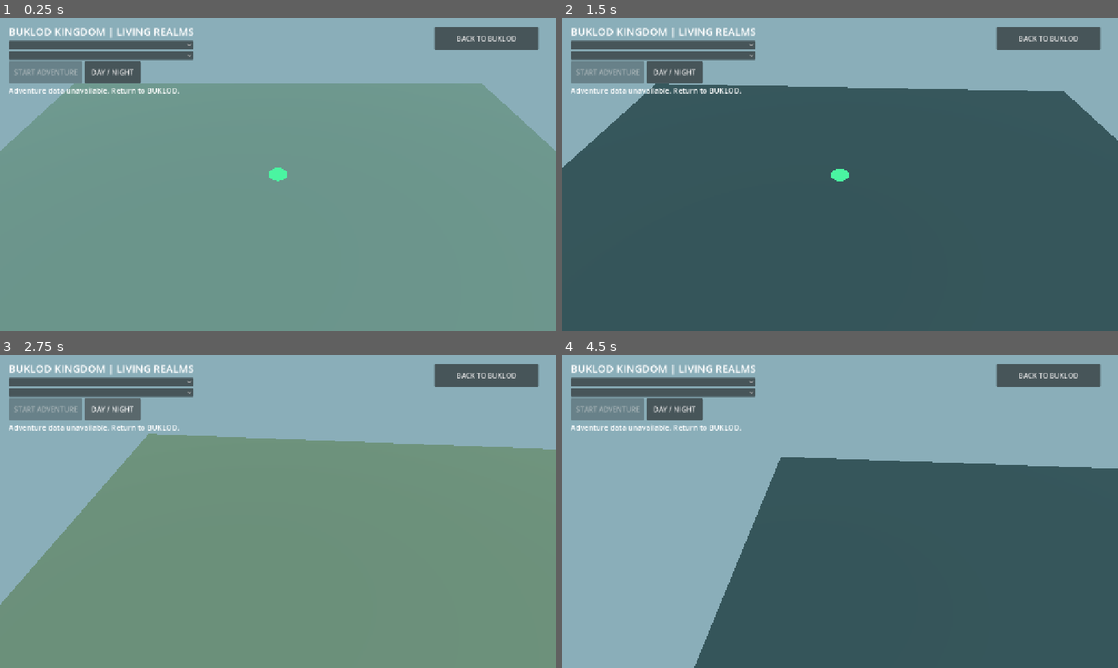
Above: before the commit, frames 1-4 (two rows, left to right).
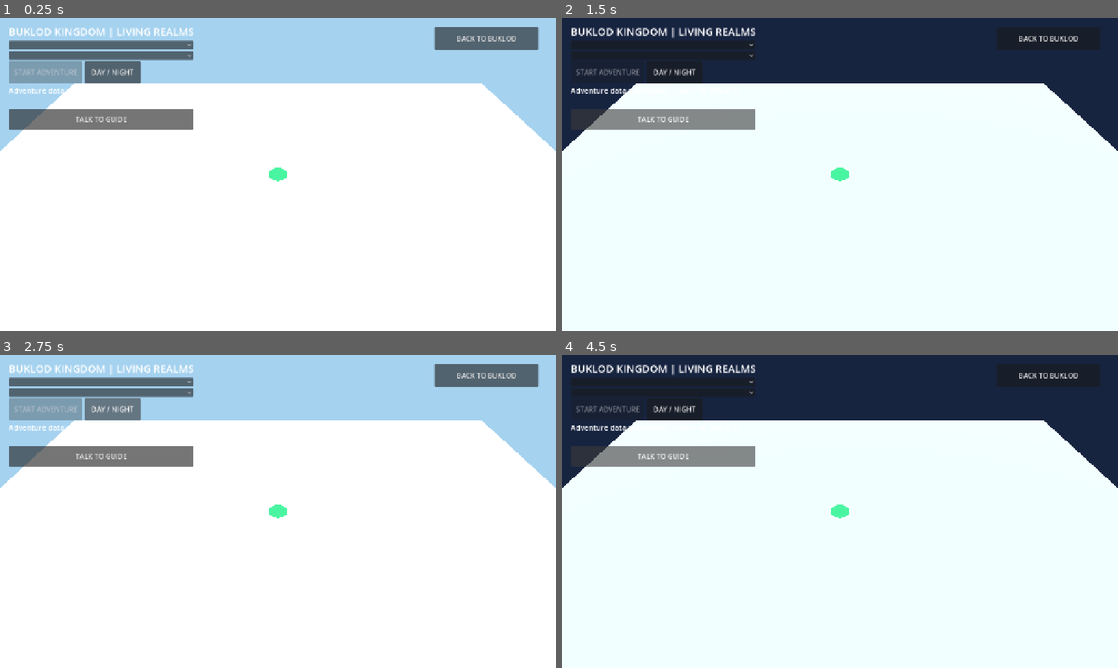
Above: after the commit, the same moments.

Repository: faust-0612/BUKLOD-Rork
Game: Godot game, scene res://scenes/LivingKingdom.tscn
The game is run twice, just before and just after one commit, with the same random seed, the same clock (stepped at 60 frames per second) and the same inputs. This scene is started directly instead of the project's main scene.
Inputs (mouse positions are in pixels of both pictures, inside the frame that each line leads up to):
- Up to frame 1 (0.25 s): no input
- Up to frame 2 (1.5 s): click "DAY / NIGHT" at 0.5 s; click (662, 118) at 1.25 s, where only the run after the commit has a clickable "TALK TO GUIDE"
- Up to frame 3 (2.75 s): click "DAY / NIGHT" at 2 s
- Up to frame 4 (4.5 s): click (662, 455) at 2.75 s, where only the run after the commit has a clickable "TALK TO GUIDE"; click "DAY / NIGHT" at 3.5 s; click (662, 455) at 4.25 s, where only the run after the commit has a clickable "TALK TO GUIDE"

The runs differ from the first frame. In frame 1, 96% of the frame differs, in the area x 0-100%, y 0-100%; in frame 2, 100%; in frame 3, 96%; in frame 4, 100%.

Commit message:
feat(kingdom): 13 authored biome profiles, original character guides and bounded dynamic lighting

Diff:
--- a/godot/empire-arena/scripts/living_kingdom.gd
+++ b/godot/empire-arena/scripts/living_kingdom.gd
@@ -18,6 +18,20 @@
 var world_sun: DirectionalLight3D
 var night := false
 var pending_target := -1
+var realm_visuals: Node3D
+var guide: Sprite3D
+var guide_texture_cache: Dictionary = {}
+var ground_material: StandardMaterial3D
+var realm_environment: Environment
+var guide_notice: Label
+var talk_button: Button
+var mission_targets: Array[Vector3] = []
+var guide_label: Label3D
+var guide_near := false
+var guide_talking := false
+var day_phase := 0.22
+var sky_auto := true
+var realm_profile: Dictionary = {}
 
 func _get_world() -> String:
     return "kingdom"
@@ -29,25 +43,119 @@
         realms = parsed.get("realms", [])
     super._ready()
     _refresh_missions()
+    _apply_realm_visuals()
     _update_quest_status()
     print("BUKLOD_LIVING_KINGDOM_READY: realms=", realms.size())
 
+func _setup_world() -> void:
+    var floor := MeshInstance3D.new()
+    var plane := PlaneMesh.new()
+    plane.size = Vector2(55, 38)
+    floor.mesh = plane
+    ground_material = StandardMaterial3D.new()
+    ground_material.roughness = 0.92
+    floor.material_override = ground_material
+    floor.position.y = -0.04
+    add_child(floor)
+
 func _build_props() -> void:
-    # Perimeter props leave mission corridors unobstructed; real navmesh is a later gate.
-    _place("arena_gate", Vector3(0, 0, -15), 2.2)
-    for x in [-15.0, 15.0]:
-        for z in [-11.0, 11.0]:
-            _place("arena_tower", Vector3(x, 0, z), 2.0)
-        for z in [-6.0, 0.0, 6.0]:
-            _place("kingdom_tree", Vector3(x, 0, z), 2.2)
-    for x in [-9.0, 0.0, 9.0]:
-        _place("kingdom_wall", Vector3(x, 0, -16), 1.8)
     for i in range(TARGETS.size()):
         var marker := _marker(TARGETS[i], Color("#f7d68b"))
         target_nodes.append(marker)
         marker.visible = false
+        mission_targets.append(TARGETS[i])
     return_marker = _marker(START, Color("#77f1c5"))
     return_marker.visible = false
+    guide = Sprite3D.new()
+    guide.billboard = BaseMaterial3D.BILLBOARD_ENABLED
+    guide.hframes = 4
+    guide.vframes = 2
+    guide.position = Vector3(0, 1.65, -1.5)
+    add_child(guide)
+    guide_label = Label3D.new()
+    guide_label.position = Vector3(0, 3.3, -1.5)
+    guide_label.billboard = BaseMaterial3D.BILLBOARD_ENABLED
+    guide_label.font_size = 40
+    guide_label.pixel_size = 0.012
+    guide_label.outline_size = 9
+    add_child(guide_label)
+
+func _guide_texture(id: String) -> Texture2D:
+    if guide_texture_cache.has(id):
+        return guide_texture_cache[id]
+    var bytes := FileAccess.get_file_as_bytes("res://art/fullbody/" + id + "_idle.png")
+    var img := Image.new()
+    if bytes.is_empty() or img.load_png_from_buffer(bytes) != OK or img.get_width() % 4 != 0 or img.get_height() % 2 != 0:
+        return null
+    var texture := ImageTexture.create_from_image(img)
+    # Keep only two decoded atlases; never load all 13 at once.
+    if guide_texture_cache.size() >= 2:
+        guide_texture_cache.clear()
+    guide_texture_cache[id] = texture
+    return texture
+
+func _realm_prop(id: String, at: Vector3, size: float, angle: float) -> void:
+    if realm_visuals.get_child_count() >= 20:
+        return
+    var template: Node3D = _model(id)
+    if template == null:
+        return
+    var prop: Node3D = template.duplicate()
+    prop.position = at
+    prop.scale = Vector3.ONE * size
+    prop.rotation.y = angle
+    realm_visuals.add_child(prop)
+
+func _apply_realm_visuals() -> void:
+    if realm_index < 0 or realm_index >= realms.size():
+        return
+    var realm: Dictionary = realms[realm_index]
+    realm_profile = realm.get("profile", {})
+    if realm_visuals != null:
+        remove_child(realm_visuals)
+        realm_visuals.queue_free()
+    realm_visuals = Node3D.new()
+    add_child(realm_visuals)
+    ground_material.albedo_color = Color(str(realm_profile.get("ground", "#6b8b45")))
+    var accent := Color(str(realm_profile.get("accent", "#ffe1a0")))
+    var props: Array = realm_profile.get("props", [])
+    var layout := int(realm_profile.get("layout", 0))
+    # Real imported props and varied perimeter arrangements. Keep open mission corridors.
+    if props.size() == 4:
+        for i in range(12):
+            var side := -1.0 if i < 6 else 1.0
+            var z := -13.0 + float(i % 6) * 5.2
+            var x := side * (13.0 + float((i + layout) % 3))
+            _realm_prop(str(props[(i + layout) % 4]), Vector3(x, 0, z), 1.5 + float((i + layout) % 3) * 0.3, float(i + layout) * 0.54)
+        for i in range(3):
+            _realm_prop(str(props[i]), Vector3(-8.0 + i * 8.0, 0, -15.0), 1.8, float(layout) * 0.3)
+    # Different layouts, all within visible traversable ground. Phan retains original coordinates.
+    var angle := 0.0 if str(realm.get("id")) == "phan" else float(layout) * 0.48
+    for i in range(TARGETS.size()):
+        mission_targets[i] = TARGETS[i].rotated(Vector3.UP, angle)
+        target_nodes[i].position = mission_targets[i] + Vector3(0, 0.12, 0)
+        var mat: StandardMaterial3D = target_nodes[i].material_override
+        mat.albedo_color = accent
+        mat.emission = accent
+    guide.texture = _guide_texture(str(realm.get("id", "")))
+    if guide.texture != null:
+        guide.pixel_size = 2.5 / float(guide.texture.get_height() / 2)
+    guide.visible = guide.texture != null
+    guide_label.text = str(realm.get("theme", "")) + " GUIDE"
+    guide_label.modulate = accent
+    guide_talking = false
+    guide_notice.text = str(realm_profile.get("biome", "")) + " • " + str(realm.get("theme", ""))
+    _apply_daylight()
+
+func _apply_daylight() -> void:
+    if world_sun == null or realm_environment == null:
+        return
+    var sun_amount := 0.0 if night else (0.65 + 0.35 * sin(day_phase * TAU))
+    world_sun.light_energy = lerpf(0.27, 1.7, sun_amount)
+    world_sun.light_color = Color("#b3cbff").lerp(Color("#fff3d2"), sun_amount)
+    var sky := Color(str(realm_profile.get("sky", "#a6d3f0")))
+    realm_environment.background_color = Color("#172440").lerp(sky, sun_amount)
+    realm_environment.ambient_light_energy = lerpf(0.42, 0.82, sun_amount)
 
 func _marker(at: Vector3, tint: Color) -> Node3D:
     var node := MeshInstance3D.new()
@@ -102,6 +210,15 @@
     quest_status.custom_minimum_size = Vector2(390, 0)
     quest_status.autowrap_mode = TextServer.AUTOWRAP_WORD_SMART
     panel.add_child(quest_status)
+    guide_notice = Label.new()
+    guide_notice.custom_minimum_size = Vector2(390, 0)
+    guide_notice.autowrap_mode = TextServer.AUTOWRAP_WORD_SMART
+    panel.add_child(guide_notice)
+    talk_button = Button.new()
+    talk_button.text = "TALK TO GUIDE"
+    talk_button.custom_minimum_size = Vector2(180, 48)
+    talk_button.pressed.connect(_talk_to_guide)
+    panel.add_child(talk_button)
     var back := Button.new()
     back.text = "BACK TO BUKLOD"
     back.position = Vector2(1000, 20)
@@ -111,18 +228,29 @@
     for child in get_children():
         if child is DirectionalLight3D:
             world_sun = child
+        if child is WorldEnvironment:
+            realm_environment = child.environment
 
 func _toggle_sky() -> void:
+    sky_auto = false
     night = not night
-    if world_sun != null:
-        world_sun.light_energy = 0.35 if night else 1.7
-        world_sun.light_color = Color("#b3cbff") if night else Color("#fff3d2")
+    _apply_daylight()
+
+func _talk_to_guide() -> void:
+    if not guide_near:
+        guide_notice.text = "Walk to the guide to talk."
+        return
+    guide_talking = true
+    guide_notice.text = str(realm_profile.get("dialogue", ""))
 
 func _select_realm(index: int) -> void:
     if quest.phase in ["active", "return"]:
         return
+    if index < 0 or index >= realms.size():
+        return
     realm_index = index
     _refresh_missions()
+    _apply_realm_visuals()
 
 func _refresh_missions() -> void:
     mission_picker.clear()
@@ -145,14 +273,16 @@
     _update_quest_status()
 
 func move_to(point: Vector3) -> bool:
+    if not point.is_finite() or absf(point.x) > 24.0 or absf(point.z) > 17.5:
+        return false
     if not super.move_to(point):
         return false
     pending_target = -1
     if quest.phase == "active":
         for i in range(int(quest.mission.get("count", 0))):
-            if not quest.visited.has(i) and point.distance_to(TARGETS[i]) <= 2.2:
+            if not quest.visited.has(i) and point.distance_to(mission_targets[i]) <= 2.2:
                 pending_target = i
-                destination = TARGETS[i]
+                destination = mission_targets[i]
                 break
     elif quest.phase == "return" and point.distance_to(START) <= 2.2:
         pending_target = 3
@@ -173,6 +303,16 @@
 
 func _process(delta: float) -> void:
     super._process(delta)
+    if sky_auto:
+        day_phase = fposmod(day_phase + minf(delta, 0.05) / 240.0, 1.0)
+        _apply_daylight()
+    if guide != null:
+        guide.frame = int(elapsed * 5.0) % 8
+        guide_near = player.position.distance_to(Vector3(0, 0, -1.5)) <= 3.2
+        talk_button.disabled = not guide_near
+        if guide_talking and not guide_near:
+            guide_talking = false
+            guide_notice.text = str(realm_profile.get("biome", ""))
     if pending_target < 0 or player.position.distance_to(destination) > 1.0:
         return
     var index := pending_target
@@ -180,7 +320,7 @@
     if index == 3:
         quest.finish(player.position.distance_to(START))
     else:
-        quest.visit(index, player.position.distance_to(TARGETS[index]))
+        quest.visit(index, player.position.distance_to(mission_targets[index]))
     _update_quest_status()
 
 func _update_quest_status() -> void:
@@ -209,4 +349,8 @@
     result["realms"] = realms.size()
     result["phase"] = quest.phase
     result["local_completed"] = quest.completed.duplicate()
+    result["biome"] = realm_profile.get("biome", "")
+    result["realm_props"] = realm_visuals.get_child_count() if realm_visuals != null else 0
+    result["guide_ready"] = guide != null and guide.texture != null
+    result["guide_near"] = guide_near
     return result
--- a/godot/empire-arena/tests/living_kingdom_smoke.gd
+++ b/godot/empire-arena/tests/living_kingdom_smoke.gd
@@ -35,6 +35,23 @@
     if world.get_dev_snapshot().get("realms") != 13 or world.get_dev_snapshot().get("server_settlement") != false:
         quit(7)
         return
+    var biomes := {}
+    for i in range(13):
+        world._select_realm(i)
+        var snap: Dictionary = world.get_dev_snapshot()
+        if snap.get("realm_props", 0) < 8 or not snap.get("guide_ready", false):
+            quit(10)
+            return
+        biomes[snap.get("biome")] = true
+    if biomes.size() != 13 or world.move_to(Vector3(0, 0, 23)):
+        quit(11)
+        return
+    world._select_realm(0)
+    world._process(0.04)
+    world._talk_to_guide()
+    if not world.guide_talking or world.guide_notice.text.is_empty():
+        quit(12)
+        return
     world._start_or_cancel()
     if not world.move_to(Vector3(-5, 0, -5)) or world.quest.visited.size() != 0:
         quit(8)
